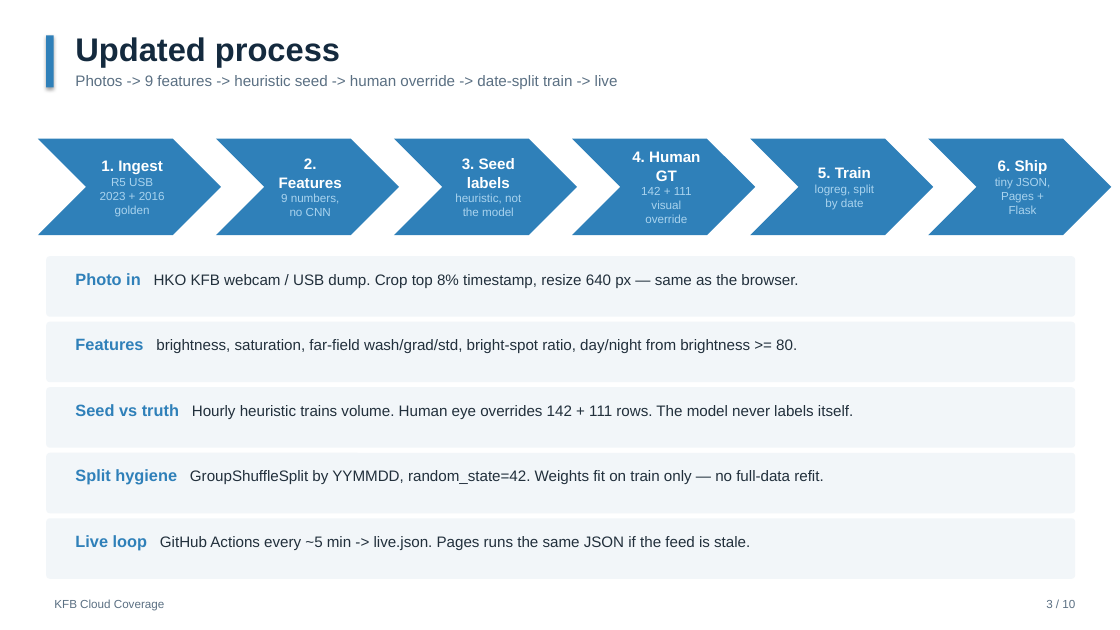
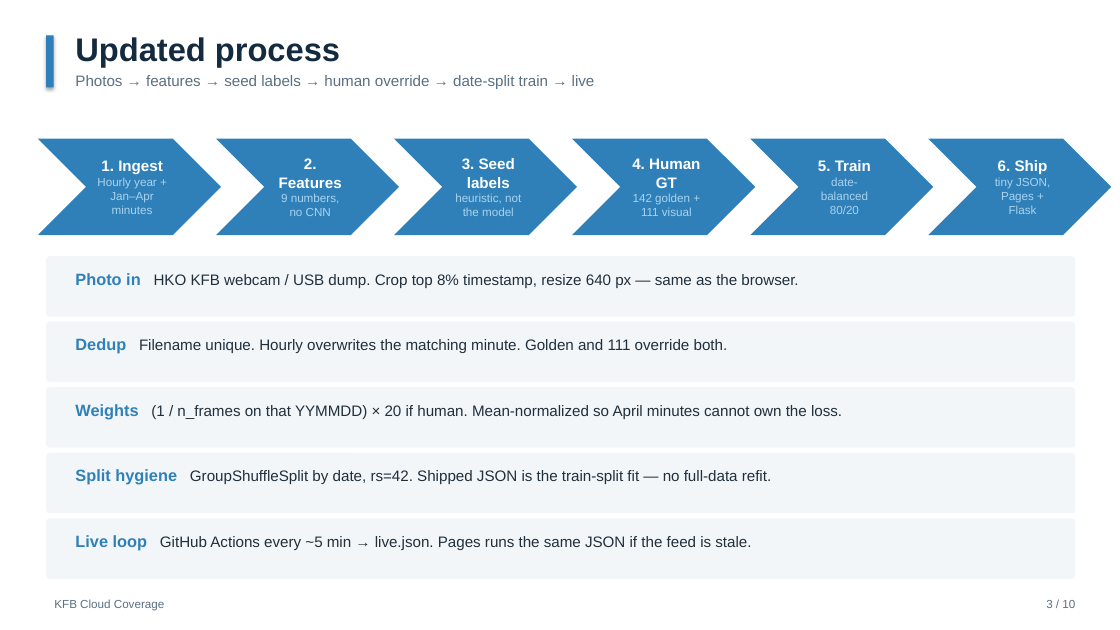
Before and after one commit to matthew169169/kfb-cloud-coverage, a slide deck: slide 3 of KFB_Process_Update.pptx. Drawn at 1120x630 pixels with LibreOffice and Linux fonts; fonts in the diff are those of the drawing. Boxes give left, top, right and bottom in pixels: in the first picture for what was removed or moved away, otherwise in the second. Text is boxed around its words. In the diff, an @@ line names an element or a change of style, - is before the commit and + after.

Commit message:
Present combined-data retrain: date-balanced holdout and process deck
Ship the 10-slide update PPT and docs against the 172,343-row combined
logreg (golden + hourly + Jan–Apr minutes + 111 visual overrides).

```diff
--- a/KFB_Process_Update.pptx
+++ b/KFB_Process_Update.pptx
@@ text at [75, 75, 595, 89]: text changed @@
-Photos -> 9 features -> heuristic seed -> human override -> date-split train -> live
+Photos → features → seed labels → human override → date-split train → live
@@ text in chevron at [97, 178, 157, 214]: text changed @@
-R5 USB 2023 + 2016 golden
+Hourly year + Jan–Apr minutes
@@ text in chevron at [821, 178, 868, 214]: text changed @@
-logreg, split by date
+date-balanced 80/20
@@ text in chevron at [633, 193, 692, 216]: text changed @@
-142 + 111 visual override
+142 golden + 111 visual
@@ text at [75, 338, 728, 354]: text changed @@
-Features brightness, saturation, far-field wash/grad/std, bright-spot ratio, day/night from brightness >= 80.
+Dedup Filename unique. Hourly overwrites the matching minute. Golden and 111 override both.
@@ text at [75, 404, 842, 419]: text changed @@
-Seed vs truth Hourly heuristic trains volume. Human eye overrides 142 + 111 rows. The model never labels itself.
+Weights (1 / n_frames on that YYMMDD) × 20 if human. Mean-normalized so April minutes cannot own the loss.
@@ text at [75, 469, 771, 485]: text changed @@
-Split hygiene GroupShuffleSplit by YYMMDD, random_state=42. Weights fit on train only — no full-data refit.
+Split hygiene GroupShuffleSplit by date, rs=42. Shipped JSON is the train-split fit — no full-data refit.
@@ text at [75, 535, 751, 550]: text changed @@
-Live loop GitHub Actions every ~5 min -> live.json. Pages runs the same JSON if the feed is stale.
+Live loop GitHub Actions every ~5 min → live.json. Pages runs the same JSON if the feed is stale.
```
Also in this commit, not shown: 8 other slides changed, 1 slide added, 1 slide removed, 6 other files.
